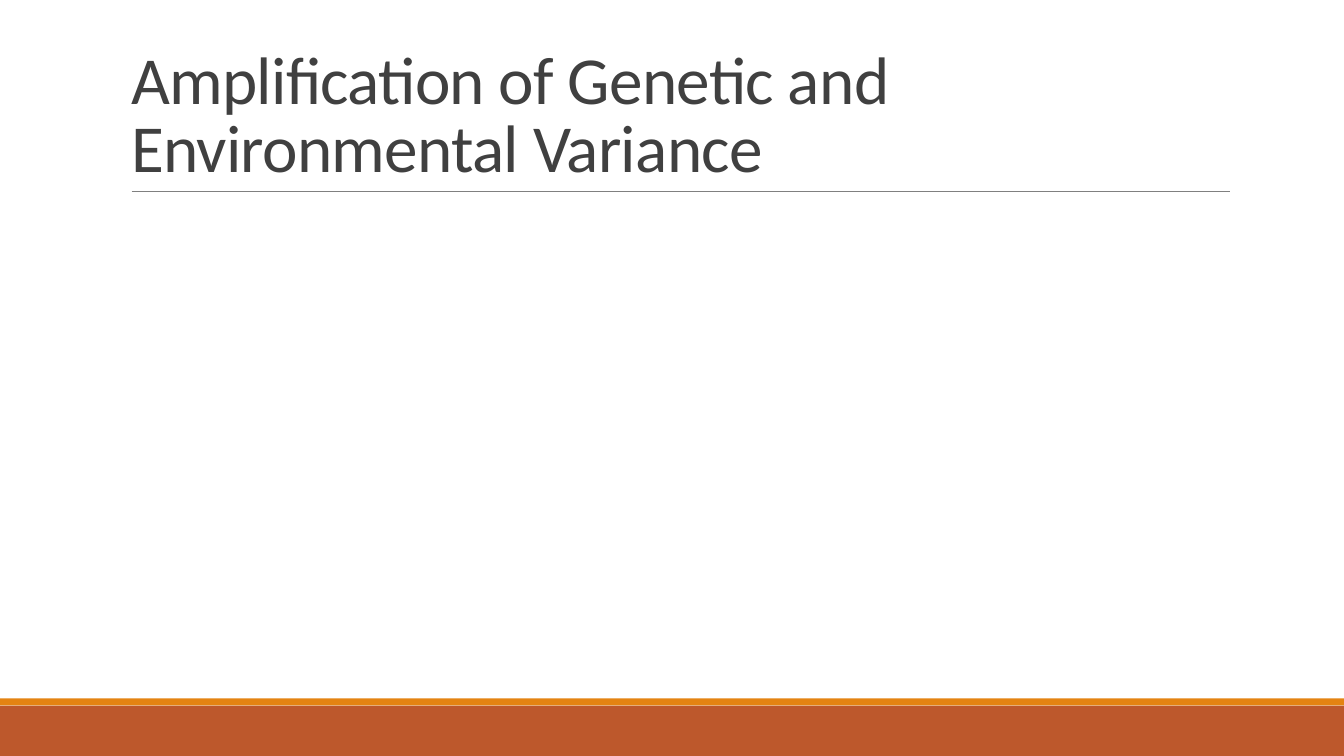
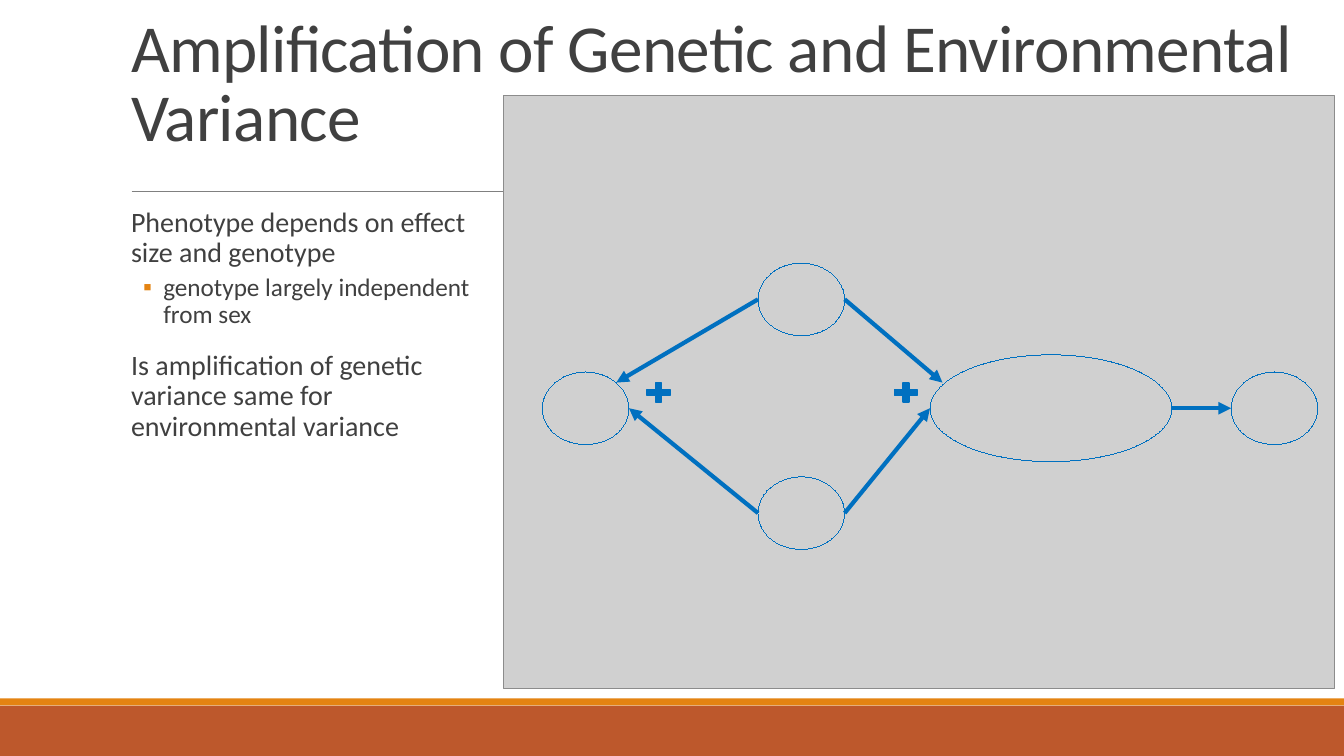
Before and after one commit to cz5959/GWAS-frontera, a slide deck: slide 10 of _PowerPoints/Wednesday Meeting Feb 9.pptx. Drawn at 1344x756 pixels with LibreOffice and Linux fonts; fonts in the diff are those of the drawing; grey boxes stand for pictures. Boxes give left, top, right and bottom in pixels: in the first picture for what was removed or moved away, otherwise in the second. Text is boxed around its words. In the diff, an @@ line names an element or a change of style, - is before the commit and + after.

```diff
--- a/_PowerPoints/Wednesday Meeting Feb 9.pptx
+++ b/_PowerPoints/Wednesday Meeting Feb 9.pptx
@@ title "Amplification of Genetic and Environmental ..." rewrapped from <box>131,57,889,173</box> to <box>131,25,1291,142</box> @@
@@ picture added at <box>504,96,1335,689</box> @@
@@ text added at <box>131,212,470,436</box>, 20 pt, text #404040 @@
+  Phenotype depends on effect size and genotype
+  ▪ genotype largely independent from sex
+  Is amplification of genetic variance same for environmental variance
@@ picture added at <box>758,263,845,336</box> @@
@@ arrow added from (758, 299) to (616, 383), #0070C0 3 pt @@
@@ arrow added from (845, 299) to (943, 383), #0070C0 3 pt @@
@@ picture added at <box>931,355,1173,462</box> @@
@@ picture added at <box>542,372,629,445</box> @@
@@ plus sign added at <box>643,380,675,405</box>, fill #0070C0, outline #0070C0 1.25 pt @@
@@ plus sign added at <box>890,380,922,405</box>, fill #0070C0, outline #0070C0 1.25 pt @@
@@ picture added at <box>1231,372,1318,445</box> @@
@@ arrow added from (758, 513) to (629, 408), #0070C0 3 pt @@
@@ arrow added from (845, 513) to (931, 408), #0070C0 3 pt @@
@@ arrow added from (1173, 408) to (1231, 408), #0070C0 3 pt @@
@@ picture added at <box>758,477,845,549</box> @@
```
Also in this commit, not shown: 7 other slides changed, 7 slides added, 3 slides removed, 50 other files.
